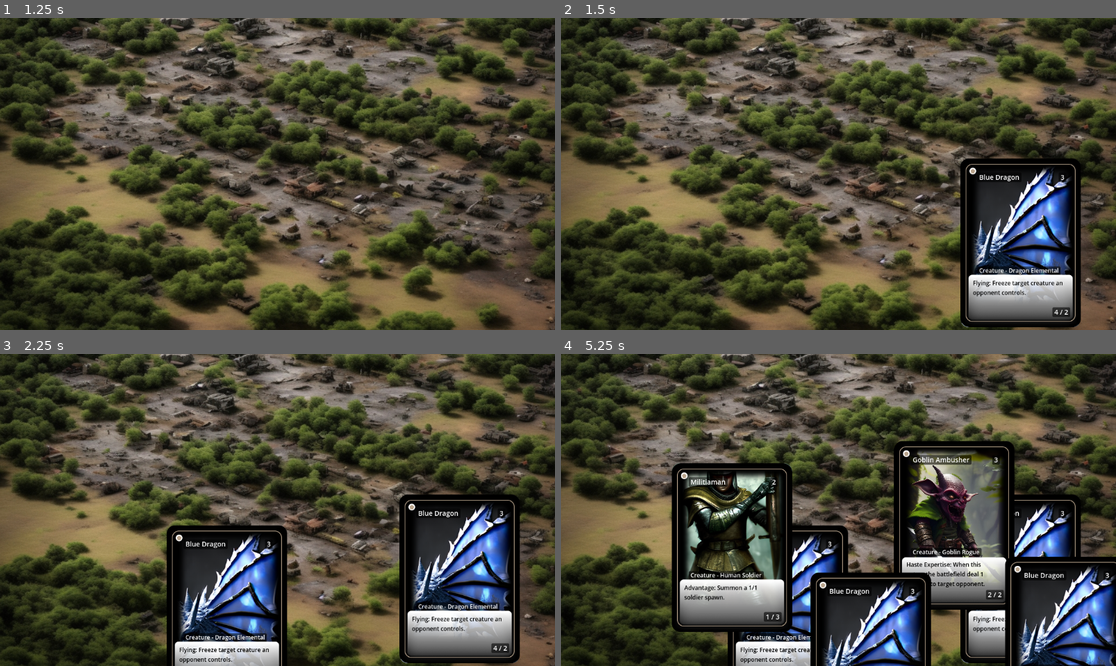
Above: before the commit, frames 1-4 (two rows, left to right).
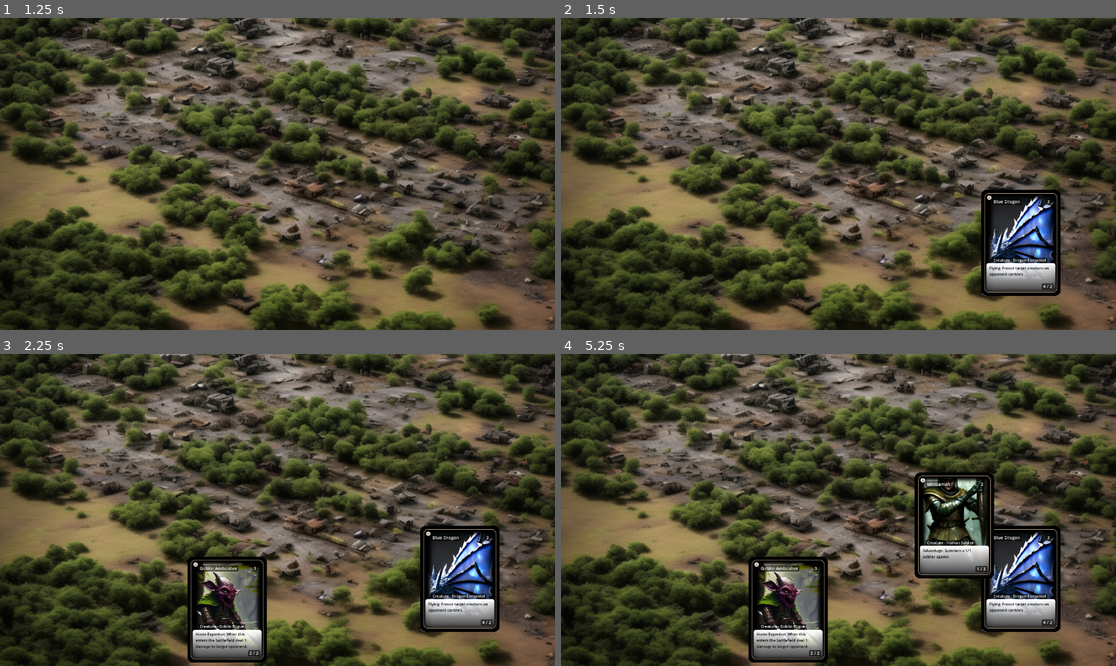
Above: after the commit, the same moments.

Repository: JoeJgithub/godot-vastum-ccg
Game: Godot game, scene res://main.tscn
Same seed, same stepped clock (60 frames per second), same inputs: the game is played once before the commit and once after it.
Inputs (mouse positions are in pixels of both pictures, inside the frame that each line leads up to):
- Up to frame 1 (1.25 s): click "Play" at 0.5 s
- Up to frame 2 (1.5 s): tap Enter at 1.25 s; move the mouse to (960, 158) at 1.27 s; click (960, 158) at 1.35 s
- Up to frame 3 (2.25 s): tap Space at 2 s; move the mouse to (166, 525) at 2.02 s; click (166, 525) at 2.1 s
- Up to frame 4 (5.25 s): tap Enter at 2.75, 4.25 s; move the mouse to (894, 441) at 2.77 s; click (894, 441) at 2.85 s; tap Space at 3.5, 5 s; move the mouse to (810, 572) at 3.52 s; click (810, 572) at 3.6 s; move the mouse to (1005, 556) at 4.27 s; click (1005, 556) at 4.35 s; move the mouse to (672, 463) at 5.02 s; click (672, 463) at 5.1 s

Frame 1 is identical in both runs. In frame 2, 11% of the frame differs, in the area x 71-94%, y 44-100%; in frame 3, 20%; in frame 4, 39%, in the area x 19-100%, y 27-100%.

Commit message:
remove card from deck when drawn

Diff:
--- a/play_space.gd
+++ b/play_space.gd
@@ -2,8 +2,10 @@
 
 
 const card_base = preload("res://Cards/card_base.tscn")
-var player_hand = preload("res://Cards/player_hand.gd").new()
-var card_list = player_hand.card_list
+const card_size = Vector2(165, 220)
+@onready var player_hand = preload("res://Cards/player_hand.gd").new()
+@onready var card_list = player_hand.card_list
+@onready var deck_size = card_list.size()
 
 # Called when the node enters the scene tree for the first time.
 func _ready():
@@ -15,11 +17,12 @@
 	pass
 
 func _input(event):
-	if Input.is_action_just_released("left_click"):
+	if deck_size and Input.is_action_just_released("left_click"):
 		var new_card = card_base.instantiate()
-		print(card_list)
-		var card_i = randi() % card_list.size()
-		print(card_list[card_i])
-		new_card.card = card_list[card_i]
+		var card_selected = randi() % deck_size
+		new_card.card = card_list[card_selected]
 		new_card.position = get_global_mouse_position()
+		new_card.scale = card_size / new_card.size
 		$Cards.add_child(new_card)
+		card_list.erase(card_list[card_selected])
+		deck_size -= 1
Not shown, changed: .gitignore
